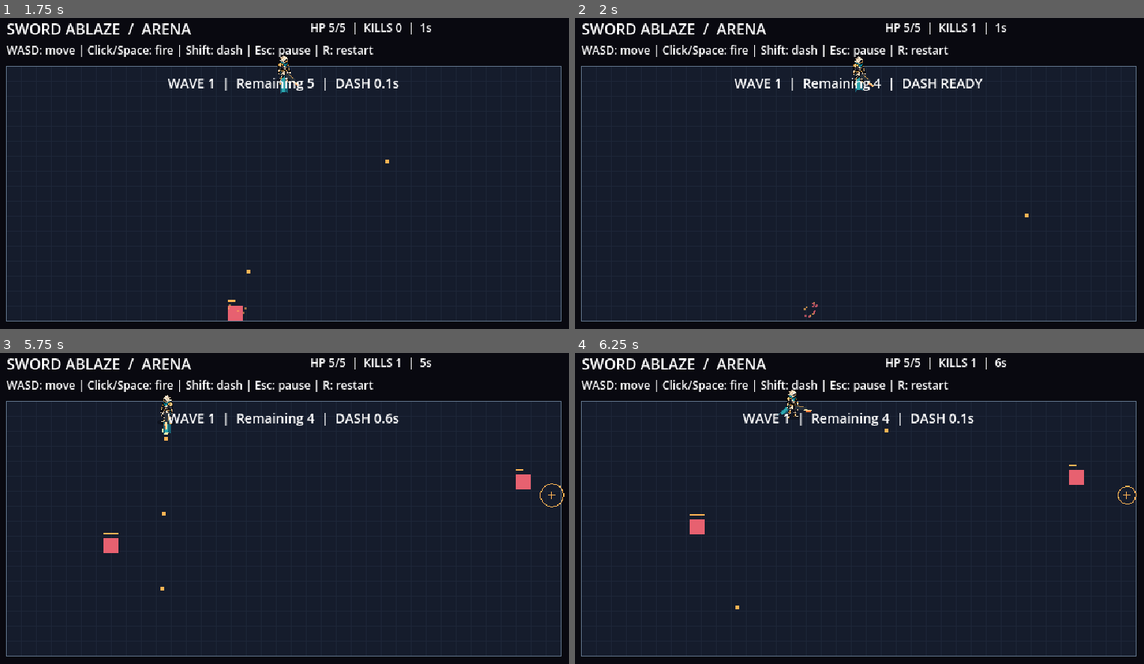
Above: before the commit, frames 1-4 (two rows, left to right).
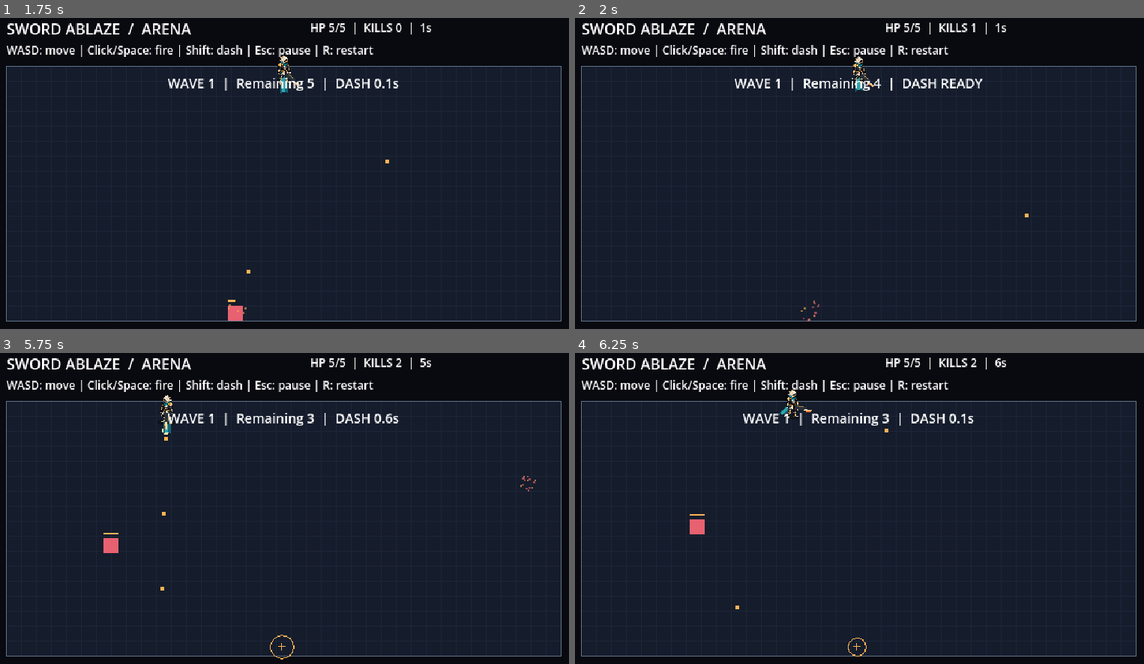
Above: after the commit, the same moments.

Repository: Guinuma/Sword_Ablaze
Game: Godot game, scene res://scenes/main/main.tscn
Same seed, same stepped clock (60 frames per second), same inputs: the game is played once before the commit and once after it.
Inputs (mouse positions are in pixels of both pictures, inside the frame that each line leads up to):
- Up to frame 1 (1.75 s): tap Enter at 0.5 s; move the mouse to (256, 241) at 0.52 s; hold Space (fire) 0.53-1.28 s; hold W (move_up) from 0.53 s (still down); tap Shift (dash) at 0.6, 1.55 s; move the mouse to (466, 226) at 1.27 s; tap Space (fire) at 1.35 s
- Up to frame 2 (2 s): keep holding W (move_up)
- Up to frame 3 (5.75 s): move the mouse to (102, 458) at 2.02 s; release W (move_up) at 2.03 s; hold Space (fire) 2.03-2.78 s; hold A (move_left) 2.03-3.53 s; tap Shift (dash) at 2.1, 3.05, 3.6, 4.55, 5.1 s; move the mouse to (312, 511) at 2.77 s; tap Space (fire) at 2.85, 4.35 s; move the mouse to (193, 424) at 3.52 s; hold S (move_down) 3.53-4.28 s; hold Space (fire) 3.53-4.28 s; move the mouse to (415, 492) at 4.27 s; hold D (move_right) 4.28-5.03 s; move the mouse to (165, 527) at 5.02 s; hold W (move_up) from 5.03 s (still down); hold Space (fire) from 5.03 s (still down)
- Up to frame 4 (6.25 s): move the mouse to (916, 436) at 5.77 s; release W (move_up) at 5.78 s; release Space (fire) at 5.78 s; hold D (move_right) from 5.78 s (still down); tap Space (fire) at 5.85 s; tap Shift (dash) at 6.05 s

Frame 1 is identical in both runs. In frame 2, less than 0.1% of the frame differs, in the area x 39-43%, y 90-98%; in frame 3, 0.3%, in the area x 47-100%, y 1-99%; in frame 4, 0.2%.

Commit message:
Bound projectile lifetimes and record crowded combat performance

Diff:
--- /dev/null
+++ b/docs/performance/baseline.json
@@ -0,0 +1,13 @@
+{
+  "engine": "4.5.1-stable (official)",
+  "max_ms": 6.227,
+  "mean_ms": 1.582495,
+  "measured_frames": 3600,
+  "note": "Simulation only; excludes rendering, refill setup and real input. Not a hardware requirement or FPS claim.",
+  "p95_ms": 2.368,
+  "peak_static_memory_bytes": 31731182,
+  "platform": "Windows",
+  "processor": "AMD Ryzen 7 5825U with Radeon Graphics",
+  "scenario": "Headless simulation, 18 enemies (6 ranged), 128 player shots, 64 hostile shots, 160 particles; caps refilled before each measured frame",
+  "warmup_frames": 600
+}
--- a/scripts/combat/hostile_projectiles.gd
+++ b/scripts/combat/hostile_projectiles.gd
@@ -18,7 +18,7 @@
 	for index in range(items.size() - 1, -1, -1):
 		var bullet: Dictionary = items[index]
 		var start: Vector2 = bullet["position"]
-		var end: Vector2 = start + Vector2(bullet["direction"]) * bullet["speed"] * delta
+		var end: Vector2 = start + Vector2(bullet["direction"]) * bullet["speed"] * minf(delta, bullet["life"])
 		bullet["life"] -= delta
 		if start.distance_to(player_position) <= 11.0 or Geometry2D.segment_intersects_circle(start, end, player_position, 11.0) >= 0.0:
 			items.remove_at(index)
--- a/scripts/combat/projectile_system.gd
+++ b/scripts/combat/projectile_system.gd
@@ -1,5 +1,7 @@
 extends RefCounted
 ## Simulation advances only when the arena supplies active combat time.
+const MAX_PROJECTILES: int = 128
+
 signal impacted(point: Vector2)
 signal defeated(point: Vector2)
 
@@ -11,7 +13,8 @@
 
 
 func fire(origin: Vector2, direction: Vector2) -> void:
-	items.append({"position": origin, "direction": direction})
+	if items.size() < MAX_PROJECTILES:
+		items.append({"position": origin, "direction": direction, "life": 5.0})
 
 
 func clear() -> void:
@@ -21,7 +24,9 @@
 func advance(delta: float, enemies: Array[Dictionary], bounds: Rect2) -> void:
 	for index in range(items.size() - 1, -1, -1):
 		var start: Vector2 = items[index]["position"]
-		var end: Vector2 = start + Vector2(items[index]["direction"]) * weapon.projectile_speed * delta
+		var travel_time: float = minf(delta, items[index].get("life", 5.0))
+		var end: Vector2 = start + Vector2(items[index]["direction"]) * weapon.projectile_speed * travel_time
+		items[index]["life"] = maxf(0.0, items[index].get("life", 5.0) - delta)
 		# Segment collision prevents fast bullets from skipping through enemies.
 		var target: int = -1
 		var nearest: float = INF
@@ -29,7 +34,9 @@
 			if enemies[enemy_index].get("spawn_time", 0.0) > 0.0:
 				continue
 			var point: Vector2 = enemies[enemy_index]["position"]
-			var hit := Geometry2D.segment_intersects_circle(start, end, point, enemy_settings.hit_radius)
+			var profile = enemies[enemy_index].get("profile", enemy_settings)
+			var radius: float = profile.hit_radius
+			var hit: float = 0.0 if start.distance_to(point) <= radius else Geometry2D.segment_intersects_circle(start, end, point, radius)
 			if hit >= 0.0 and hit < nearest:
 				target = enemy_index
 				nearest = hit
@@ -43,7 +50,7 @@
 				enemies.remove_at(target)
 				defeated.emit(impact)
 			items.remove_at(index)
-		elif not bounds.has_point(end):
+		elif items[index]["life"] <= 0.0 or not bounds.has_point(end):
 			items.remove_at(index)
 		else:
 			items[index]["position"] = end
--- a/scripts/enemies/enemy_system.gd
+++ b/scripts/enemies/enemy_system.gd
@@ -59,12 +59,14 @@
 				items[first]["position"] -= push
 				items[second]["position"] += push
 	for enemy in items:
-		enemy["position"] = Vector2(enemy["position"]).clamp(bounds.position + Vector2.ONE * settings.body_margin, bounds.end - Vector2.ONE * settings.body_margin)
+		var profile: EnemySettings = enemy.get("profile", settings)
+		enemy["position"] = Vector2(enemy["position"]).clamp(bounds.position + Vector2.ONE * profile.body_margin, bounds.end - Vector2.ONE * profile.body_margin)
 
 
 func touches(point: Vector2) -> bool:
 	for enemy in items:
-		if enemy.get("spawn_time", 0.0) <= 0.0 and point.distance_to(enemy["position"]) < settings.contact_radius:
+		var profile: EnemySettings = enemy.get("profile", settings)
+		if enemy.get("spawn_time", 0.0) <= 0.0 and point.distance_to(enemy["position"]) < profile.contact_radius:
 			return true
 	return false
 
--- a/tests/combat_smoke.gd
+++ b/tests/combat_smoke.gd
@@ -343,6 +343,22 @@
 	check(not arena.hud_view.resume_button.visible and arena.hud_view.restart_button.has_focus(), "Defeat menu must focus Restart and hide Resume")
 	arena.hud_view.restart_button.pressed.emit()
 	check(arena.run.is_active() and arena.run.elapsed == 0.0, "Defeat restart must begin a fresh run")
+	arena._reset_run()
+	arena.enemies.items.append({"position": Vector2(150, 200), "health": 2, "flash": 0.0})
+	arena.projectiles.fire(Vector2(150, 200), Vector2.RIGHT)
+	arena._update_bullets(0.01)
+	check(arena.enemies.items[0]["health"] == 1 and arena.projectiles.items.is_empty(), "Shot originating inside a hitbox must hit immediately")
+	for index in range(200):
+		arena.projectiles.fire(Vector2(40, 100), Vector2.ZERO)
+	check(arena.projectiles.items.size() == 128, "Player projectile count must remain bounded")
+	arena.enemies.clear()
+	arena.projectiles.advance(6.0, arena.enemies.items, arena.ARENA)
+	check(arena.projectiles.items.is_empty(), "Stationary player shots must expire")
+	arena.hostile_projectiles.fire(Vector2(40, 100), Vector2.RIGHT, 100.0)
+	arena.hostile_projectiles.items[0]["life"] = 0.1
+	arena.player.player_position = Vector2(200, 100)
+	arena.hostile_projectiles.advance(2.0, arena.player.player_position, arena.ARENA)
+	check(arena.run.health == 5 and arena.hostile_projectiles.items.is_empty(), "Expired hostile shot must not hit beyond its remaining lifetime")
 	print("Combat checks complete: %d failures" % failures)
 	arena.free()
 	quit(0 if failures == 0 else 1)
--- /dev/null
+++ b/tools/combat_benchmark.gd
@@ -0,0 +1,63 @@
+extends SceneTree
+## Measures simulation cost with configured entity limits, without rendering.
+func _initialize() -> void:
+	call_deferred("_run")
+
+
+func _run() -> void:
+	var arena = load("res://scenes/main/main.tscn").instantiate()
+	root.add_child(arena)
+	arena.set_physics_process(false)
+	arena.waves.number = 30
+	arena.waves.remaining = 40
+	for index in range(arena.waves.settings.max_enemies):
+		arena._spawn_enemy(&"ranged" if index % 3 == 0 else &"chaser")
+		var enemy: Dictionary = arena.enemies.items.back()
+		enemy["spawn_time"] = 0.0
+		enemy["health"] = 100000
+	var samples: Array[float] = []
+	var peak_memory: int = 0
+	for frame in range(4200):
+		# Refill caps outside timed section to measure a consistently crowded frame.
+		while arena.projectiles.items.size() < arena.projectiles.MAX_PROJECTILES:
+			arena.projectiles.fire(Vector2(40, 100), Vector2.RIGHT)
+		while arena.hostile_projectiles.items.size() < arena.hostile_projectiles.MAX_PROJECTILES:
+			arena.hostile_projectiles.fire(Vector2(600, 300), Vector2.LEFT, 130.0)
+		arena._burst(Vector2(320, 200), Color.WHITE, 160)
+		arena.player.hurt_cooldown = 1.0
+		var started := Time.get_ticks_usec()
+		arena._physics_process(1.0 / 60.0)
+		var duration := float(Time.get_ticks_usec() - started) / 1000.0
+		if frame >= 600:
+			samples.append(duration)
+		peak_memory = maxi(peak_memory, int(Performance.get_monitor(Performance.MEMORY_STATIC)))
+	samples.sort()
+	var total: float = 0.0
+	for value in samples:
+		total += value
+	var report := {
+		"engine": Engine.get_version_info()["string"],
+		"processor": OS.get_processor_name(),
+		"platform": OS.get_name(),
+		"scenario": "Headless simulation, 18 enemies (6 ranged), 128 player shots, 64 hostile shots, 160 particles; caps refilled before each measured frame",
+		"measured_frames": samples.size(),
+		"warmup_frames": 600,
+		"mean_ms": total / samples.size(),
+		"p95_ms": samples[int(samples.size() * 0.95)],
+		"max_ms": samples.back(),
+		"peak_static_memory_bytes": peak_memory,
+		"note": "Simulation only; excludes rendering, refill setup and real input. Not a hardware requirement or FPS claim."
+	}
+	print(JSON.stringify(report, "  "))
+	var arguments := OS.get_cmdline_user_args()
+	if not arguments.is_empty():
+		var output := FileAccess.open(arguments[0], FileAccess.WRITE)
+		if output:
+			output.store_string(JSON.stringify(report, "  ") + "\n")
+		else:
+			push_error("Cannot write benchmark report")
+			arena.free()
+			quit(1)
+			return
+	arena.free()
+	quit()
Not shown, added: tools/combat_benchmark.gd.uid
